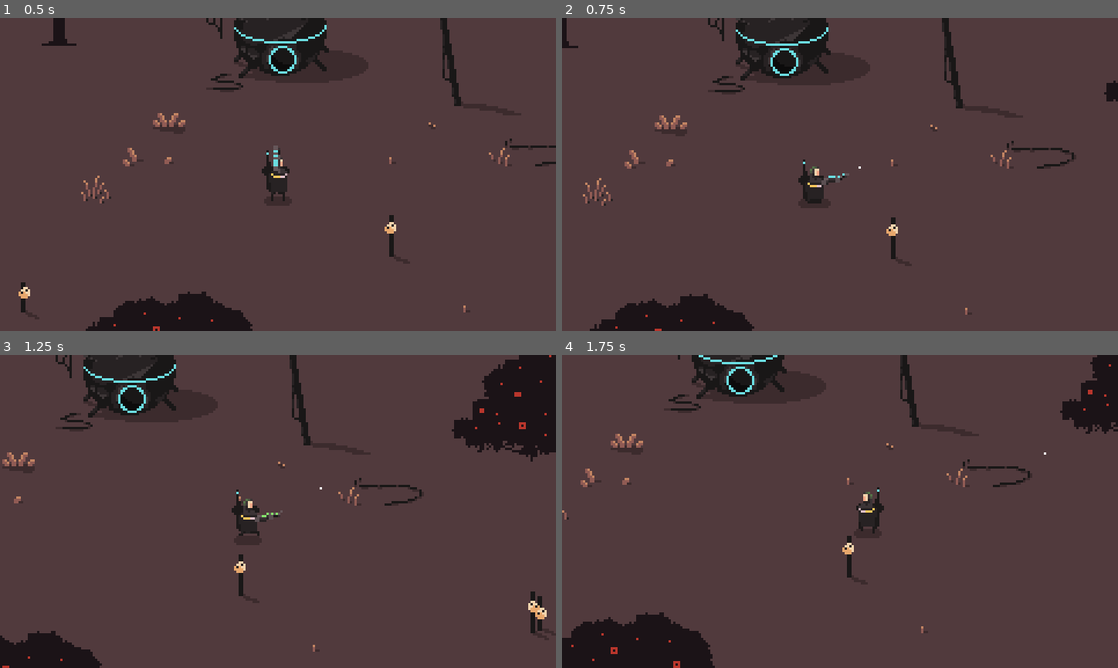
Above: before the commit, frames 1-4 (two rows, left to right).
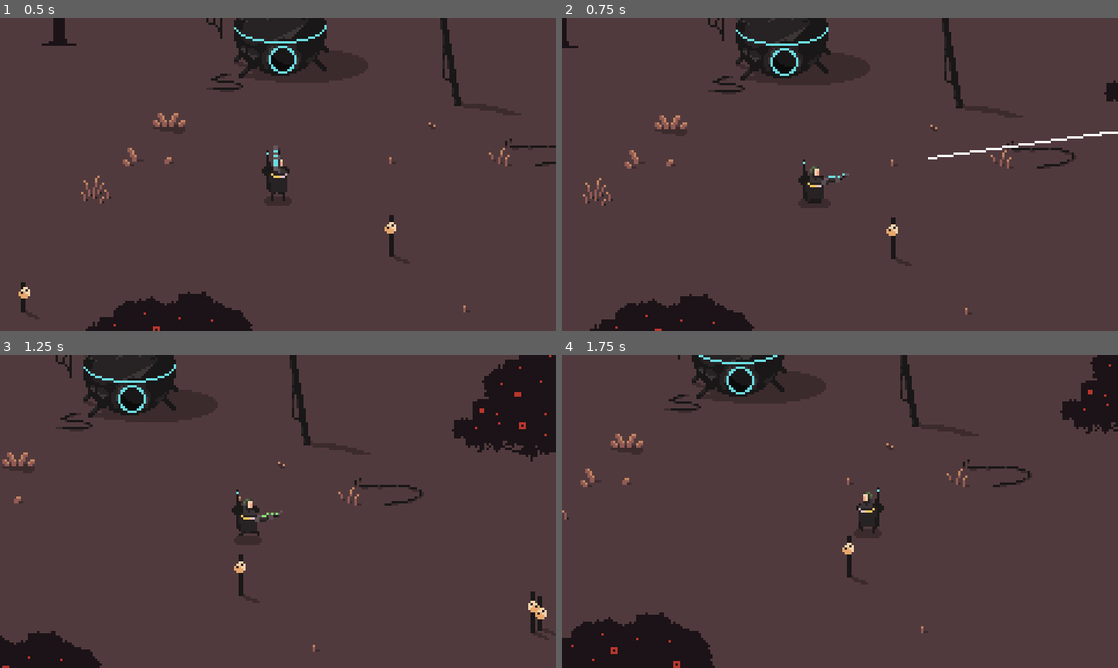
Above: after the commit, the same moments.

Repository: lcrol77/topdown-shooter
Game: Godot game, scene res://game.tscn
Same seed, same stepped clock (60 frames per second), same inputs: the game is played once before the commit and once after it.
Inputs (mouse positions are in pixels of both pictures, inside the frame that each line leads up to):
- Up to frame 1 (0.5 s): no input
- Up to frame 2 (0.75 s): tap Enter at 0.5 s; move the mouse to (962, 158) at 0.52 s; press the mouse at (962, 158) at 0.53 s; hold D (right) from 0.53 s (still down)
- Up to frame 3 (1.25 s): keep holding D (right); tap Space (swap_weapon) at 0.8 s
- Up to frame 4 (1.75 s): move the mouse to (728, 527) at 1.27 s; release D (right) at 1.28 s; release the mouse at (728, 527) at 1.28 s; hold S (down) from 1.28 s (still down); tap Space (swap_weapon) at 1.35 s; click (728, 527) at 1.55 s

Frame 1 is identical in both runs. In frame 2, 0.3% of the frame differs, in the area x 53-100%, y 36-49%; in frame 3, less than 0.1%; in frame 4, less than 0.1%.
Error in both runs: Trying to assign value of type 'bullet.gd' to a variable of type 'gun.gd'. (res://player/player.gd:41)

Commit message:
added bullet trails and some fixmes

Diff:
--- a/guns/test/bullet.gd
+++ b/guns/test/bullet.gd
@@ -1,13 +1,16 @@
 extends Area2D
 class_name Bullet
 
-@export var speed = 100
+@export var speed = 1000
+@onready var trail_2d: Line2D = $Trail2D
 
 var angle: Vector2
 var target: Vector2
 
 func _ready() -> void:
 	angle = global_position.direction_to(target)
+	trail_2d.add_point(global_position)
+
 
 func _on_body_entered(body):
 	print("hit", body.name)
--- a/guns/test/bullet.tscn
+++ b/guns/test/bullet.tscn
@@ -1,7 +1,8 @@
-[gd_scene load_steps=4 format=3 uid="uid://d0efm8otfr00j"]
+[gd_scene load_steps=5 format=3 uid="uid://d0efm8otfr00j"]
 
 [ext_resource type="Texture2D" uid="uid://dl0maqdsuajjx" path="res://assets/bullet.png" id="1_6vl8x"]
 [ext_resource type="Script" path="res://guns/test/bullet.gd" id="1_wjnaa"]
+[ext_resource type="Script" path="res://addons/trail_2d/trail_2d.gd" id="3_w1wlv"]
 
 [sub_resource type="RectangleShape2D" id="RectangleShape2D_jnlmc"]
 size = Vector2(3, 3)
@@ -20,5 +21,9 @@
 wait_time = 10.0
 autostart = true
 
+[node name="Trail2D" type="Line2D" parent="."]
+width = 1.0
+script = ExtResource("3_w1wlv")
+
 [connection signal="body_entered" from="." to="." method="_on_body_entered"]
 [connection signal="timeout" from="Timer" to="." method="_on_timer_timeout"]
--- a/guns/test/gun.gd
+++ b/guns/test/gun.gd
@@ -11,8 +11,8 @@
 			var instance = bullet.instantiate()
 			instance.global_position = bullet_spawn.global_position
 			instance.rotation = rotation
+			# FIXME: when using this method of setting the target there is a bug
+			# that causes the bullet to shoot into and behind the player if the mouse
+			# is clicked behind the bullet spawn point
 			instance.target = get_global_mouse_position()
 			get_parent().add_child(instance)
-
-	if event.is_action_released("fire"):
-		print("released")
--- a/guns/test/gun.tscn
+++ b/guns/test/gun.tscn
@@ -1,10 +1,7 @@
-[gd_scene load_steps=4 format=3 uid="uid://by75r61m83f7"]
+[gd_scene load_steps=3 format=3 uid="uid://by75r61m83f7"]
 
 [ext_resource type="Texture2D" uid="uid://d0ucgvw771ds2" path="res://assets/Hero/Hero/gun sprite BLUE.png" id="1_3faea"]
 [ext_resource type="Script" path="res://guns/test/gun.gd" id="2_e3dwe"]
-
-[sub_resource type="RectangleShape2D" id="RectangleShape2D_nasoq"]
-size = Vector2(5, 5)
 
 [node name="Gun" type="Sprite2D"]
 position = Vector2(-9, 1)
@@ -14,6 +11,3 @@
 
 [node name="BulletSpawn" type="Node2D" parent="."]
 position = Vector2(15, -1)
-
-[node name="CollisionShape2D" type="CollisionShape2D" parent="BulletSpawn"]
-shape = SubResource("RectangleShape2D_nasoq")
--- a/player/player.gd
+++ b/player/player.gd
@@ -52,6 +52,9 @@
 	if gun == null:
 		return
 	gun.look_at(get_global_mouse_position())
+	# FIXME: flipping the v axis of the gun only flips the sprite.
+	# causes a bug where the spawn point is off and it looks like
+	# the bullet is being spawned in thin air
 	if get_global_mouse_position().x < global_position.x:
 		gun.flip_v = true
 	else:
